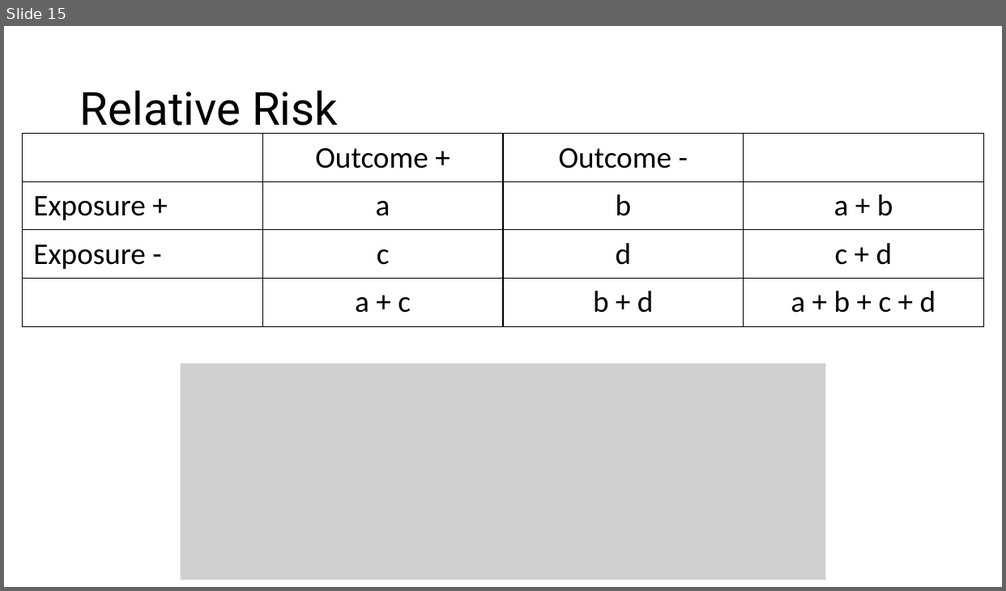
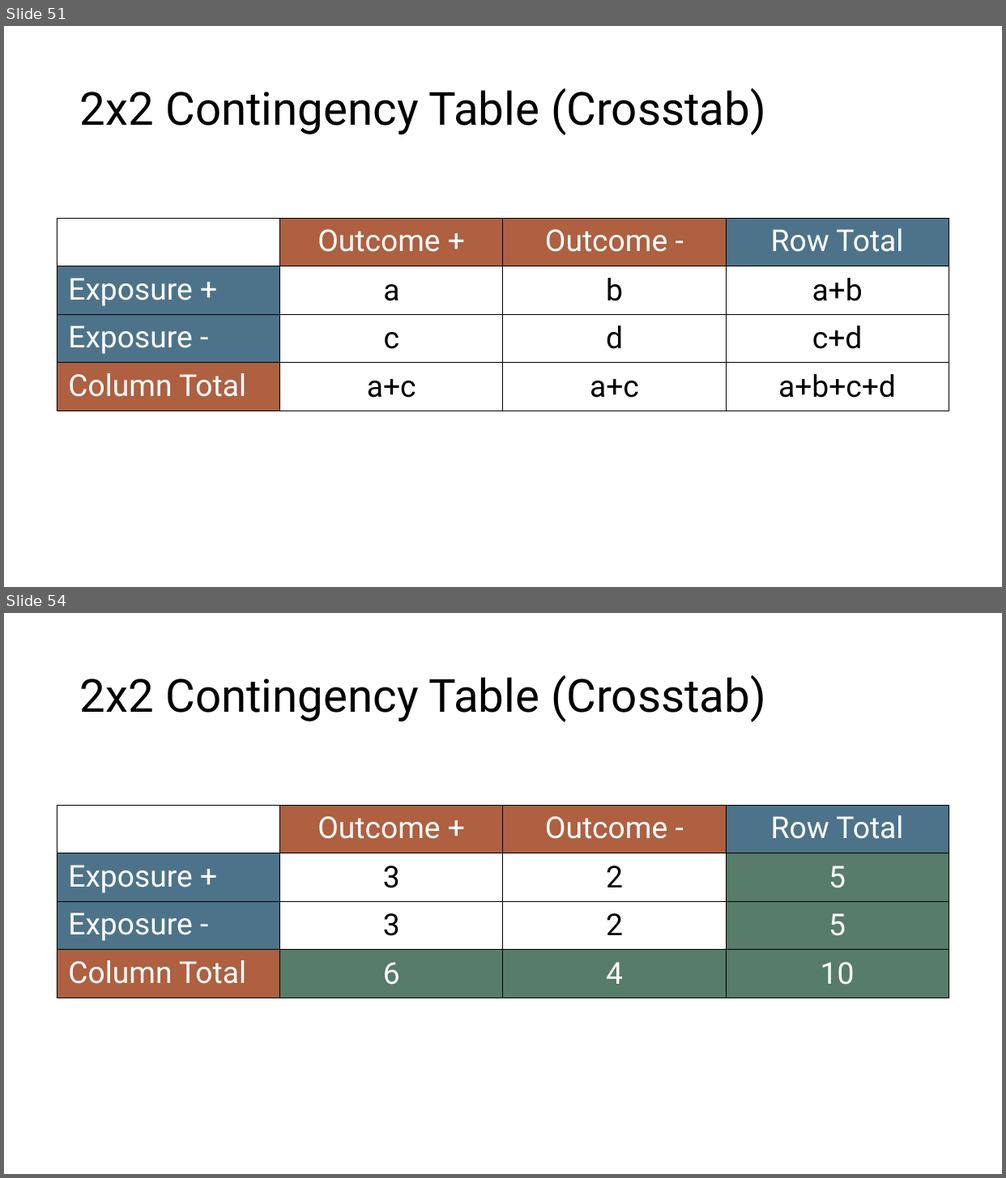
Before and after one commit to brad-cannell/epi_3_public, a slide deck: modules/04 Measures of Association/measures_of_assocaition.pptx. Shown one above the other, each under a label of ours: slide 15 before the commit, slides 51 and 54 after it; the slides between them are not shown. The pictures are 1006x591 and 1006x1178 pixels, drawn with LibreOffice and Linux fonts; fonts in the diff are those of the drawing; grey boxes stand for pictures. Boxes give left, top, right and bottom in pixels: in the first picture for what was removed or moved away, otherwise in the second. Text is boxed around its words. In the diff, an @@ line names an element or a change of style, - is before the commit and + after.

```diff
--- a/modules/04 Measures of Association/measures_of_assocaition.pptx
+++ b/modules/04 Measures of Association/measures_of_assocaition.pptx
@@ slide 54 added at (4, 613, 1002, 1174), background #FFFFFF @@
@@ title added at (80, 675, 766, 722), 44 pt, text #000000 @@
+2x2 Contingency Table (Crosstab)
@@ table added at (57, 806, 949, 999), 4 rows, 4 columns @@
+ | Outcome + | Outcome - | Row Total
+Exposure + | 3 | 2 | 5
+Exposure - | 3 | 2 | 5
+Column Total | 6 | 4 | 10
@@ what was slide 15 is now slide 51 @@
@@ slide 51 changed as well @@
@@ title at (80, 88, 766, 135): text changed @@
-Relative Risk
+2x2 Contingency Table (Crosstab)
@@ table at (57, 219, 949, 412) @@
-row 1, column 4: 
+row 1, column 4: Row Total
-row 2, column 4: a + b
+row 2, column 4: a+b
-row 3, column 4: c + d
+row 3, column 4: c+d
-row 4:  | a + c | b + d | a + b + c + d
+row 4: Column Total | a+c | a+c | a+b+c+d
@@ fill none to #AE6041 in 2 cells @@
@@ fill none to #4D738A in 2 cells @@
@@ font Calibri to Roboto in "Outcome +", "Outcome -", "Exposure +", "a" and 4 more places @@
@@ text colour #000000 to #FFFFFF in "Outcome +", "Outcome -", "Exposure +", "Exposure -" @@
@@ table: place and size @@
-table at (23, 134, 984, 327)
+table at (57, 219, 949, 412)
@@ picture removed at (180, 364, 825, 581) @@
```
Also in this commit, not shown: 17 other slides changed, 81 other slides added, 5 slides removed, 5 other files.
